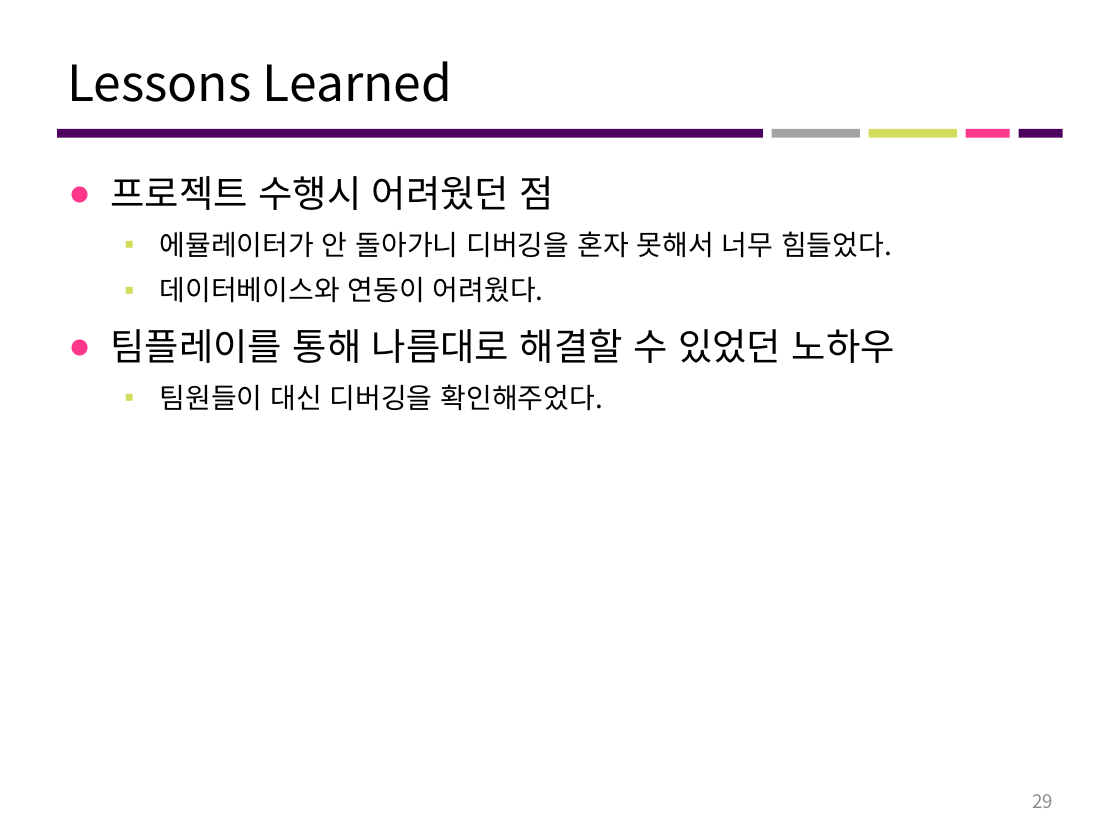
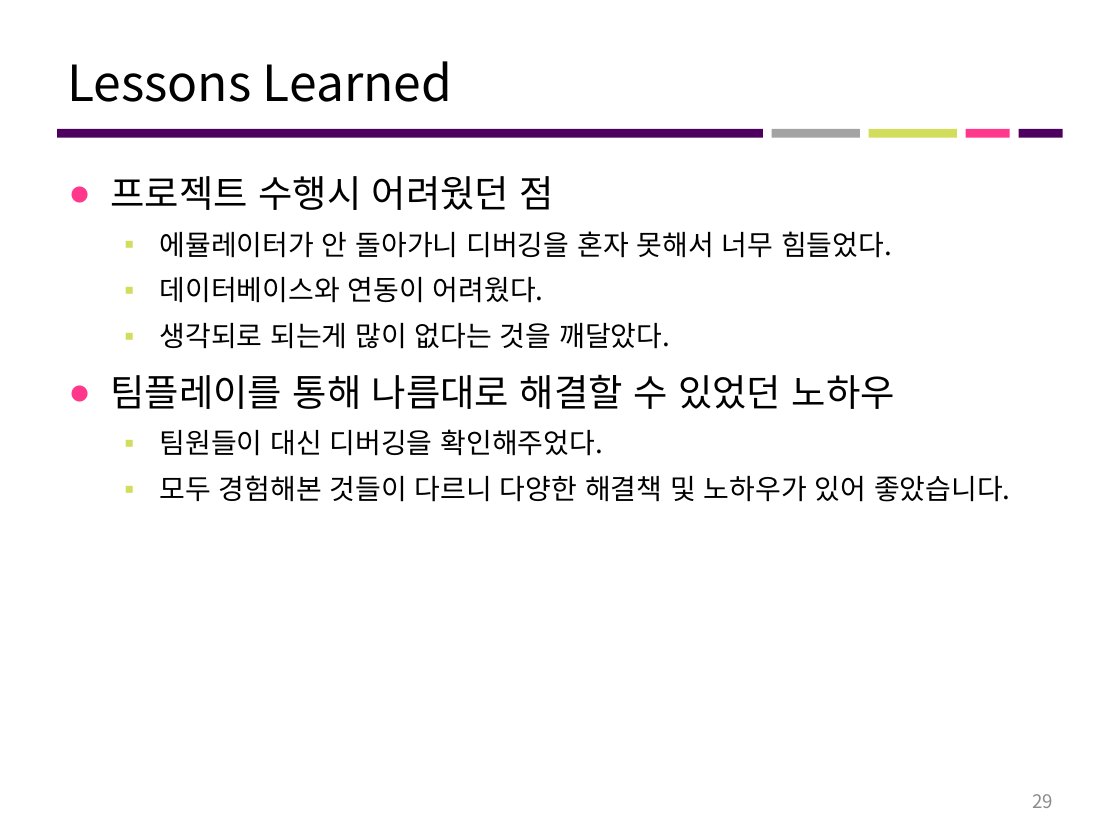
Before and after one commit to majung2/pumasi, a slide deck: slide 29 of 최종 산출물/1_1_프로젝트 최종결과보고서_쇼핑지름길.pptx. Drawn at 1120x840 pixels with LibreOffice and Linux fonts; fonts in the diff are those of the drawing. Boxes give left, top, right and bottom in pixels: in the first picture for what was removed or moved away, otherwise in the second. Text is boxed around its words. In the diff, an @@ line names an element or a change of style, - is before the commit and + after.

```diff
--- a/최종 산출물/1_1_프로젝트 최종결과보고서_쇼핑지름길.pptx
+++ b/최종 산출물/1_1_프로젝트 최종결과보고서_쇼핑지름길.pptx
@@ text at [159, 322, 670, 349]: paragraph added @@
+  ▪ 생각되로 되는게 많이 없다는 것을 깨달았다.
@@ text at [159, 475, 1011, 502]: paragraph added @@
+  ▪ 모두 경험해본 것들이 다르니 다양한 해결책 및 노하우가 있어 좋았습니다.
```
Also in this commit, not shown: 1 other slide changed.
